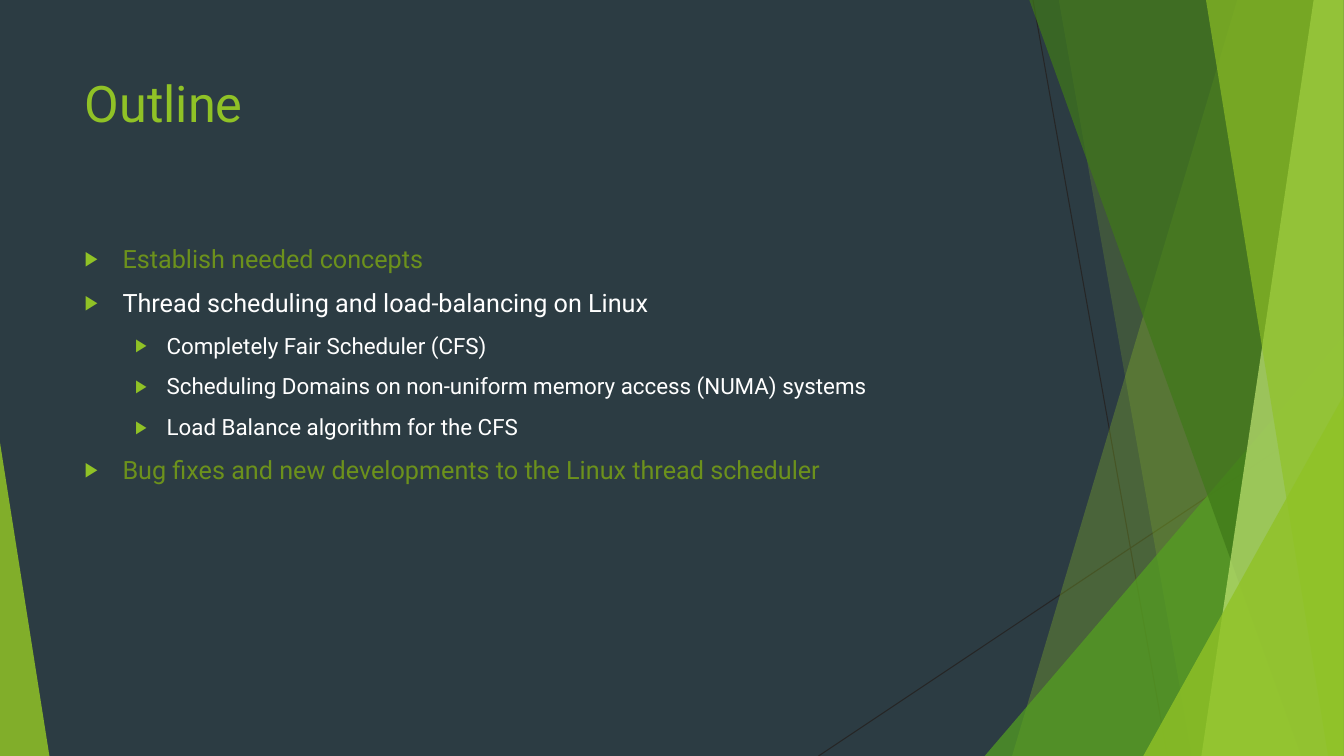
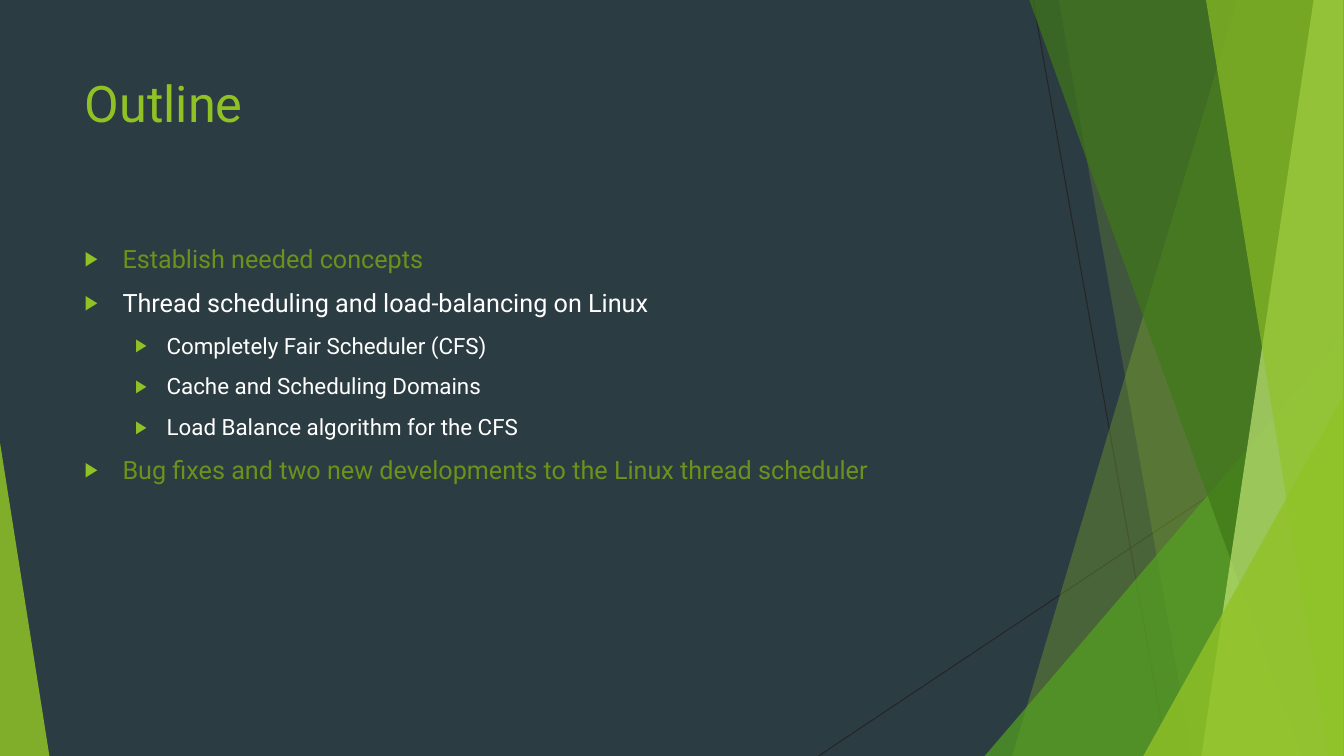
Before and after one commit to danfrz/Senior_seminar_templates, a slide deck: slide 13 of Talk/Thread Scheduler Efficiency Improvements.pptx (slide 6 before the commit). Drawn at 1344x756 pixels with LibreOffice and Linux fonts; fonts in the diff are those of the drawing. Boxes give left, top, right and bottom in pixels: in the first picture for what was removed or moved away, otherwise in the second. Text is boxed around its words. In the diff, an @@ line names an element or a change of style, - is before the commit and + after.

```diff
--- a/Talk/Thread Scheduler Efficiency Improvements.pptx
+++ b/Talk/Thread Scheduler Efficiency Improvements.pptx
@@ text at (167, 377, 480, 399): text changed @@
-  ▶ Scheduling Domains on non-uniform memory access (NUMA) systems
+  ▶ Cache and Scheduling Domains
@@ text at (123, 460, 867, 484): text changed @@
-▶ Bug fixes and new developments to the Linux thread scheduler
+▶ Bug fixes and two new developments to the Linux thread scheduler
```
Also in this commit, not shown: 5 other slides changed, 9 slides added, 1 other file.
